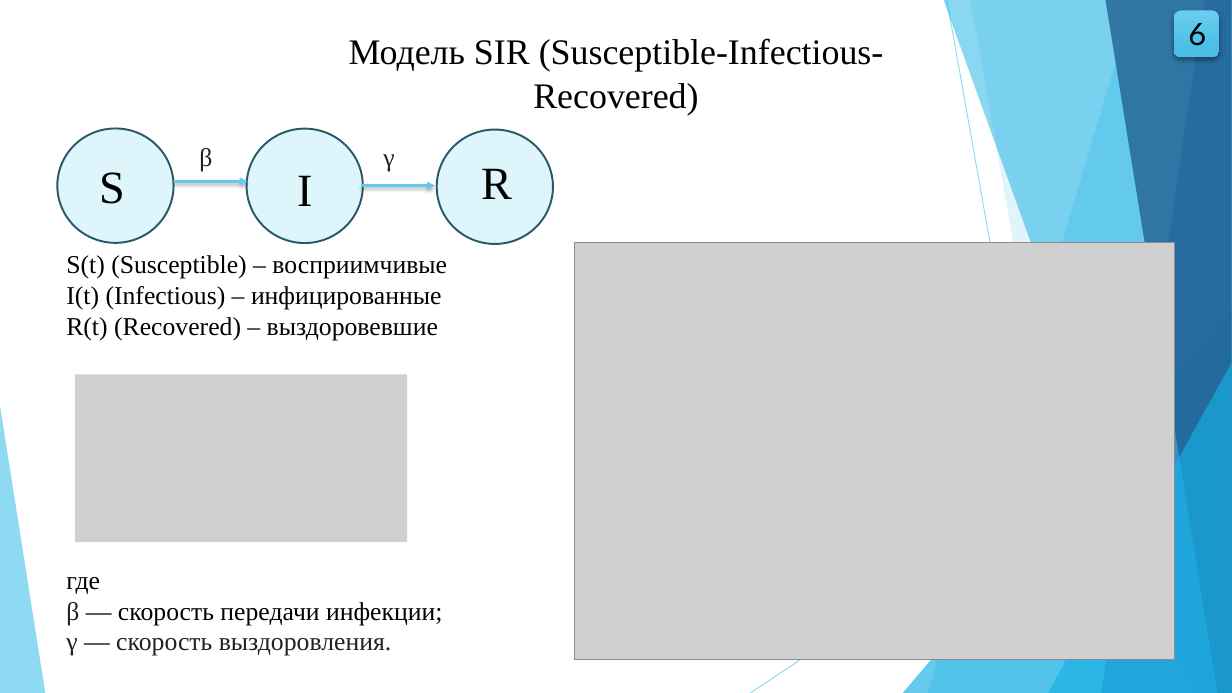
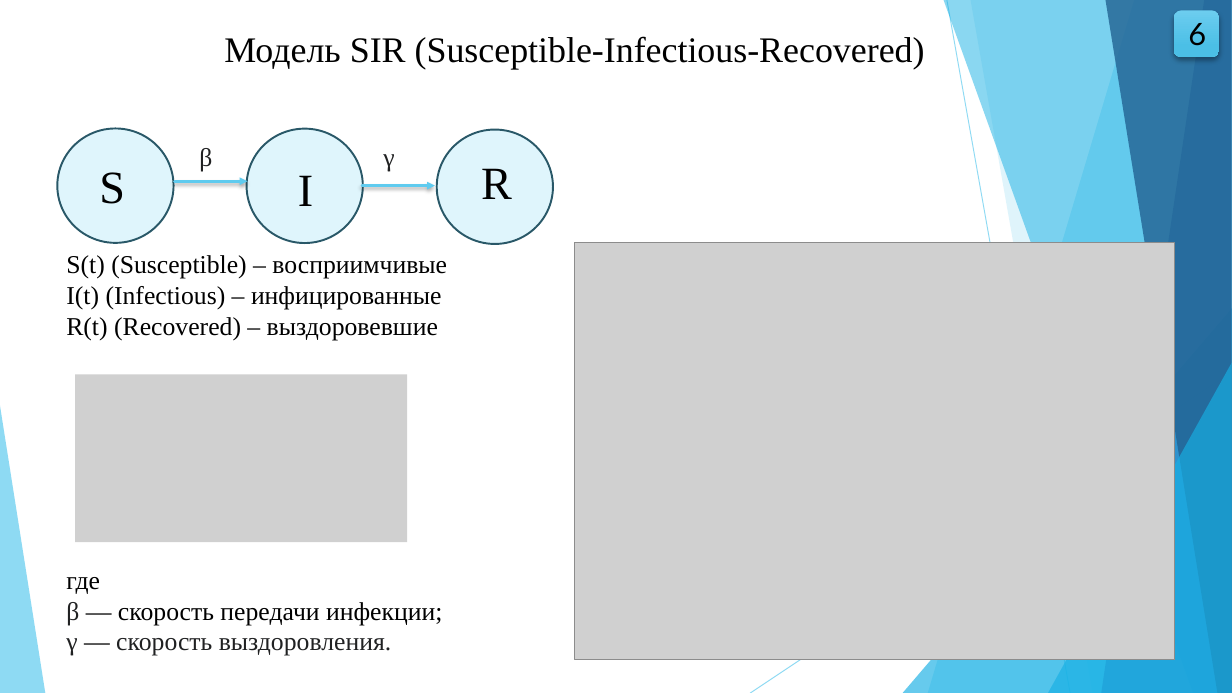
Before and after one commit to wolfufu/EpidemicModelsApp, a slide deck: slide 6 of VKR_Volkova_VMO41.pptx. Drawn at 1232x693 pixels with LibreOffice and Linux fonts; fonts in the diff are those of the drawing; grey boxes stand for pictures. Boxes give left, top, right and bottom in pixels: in the first picture for what was removed or moved away, otherwise in the second. Text is boxed around its words. In the diff, an @@ line names an element or a change of style, - is before the commit and + after.

```diff
--- a/VKR_Volkova_VMO41.pptx
+++ b/VKR_Volkova_VMO41.pptx
@@ text "Модель SIR (Susceptible-Infectious-Recovered)" rewrapped from (349,38,884,115) to (224,36,925,69) @@
```
Also in this commit, not shown: 13 other slides changed, 13 other files.
